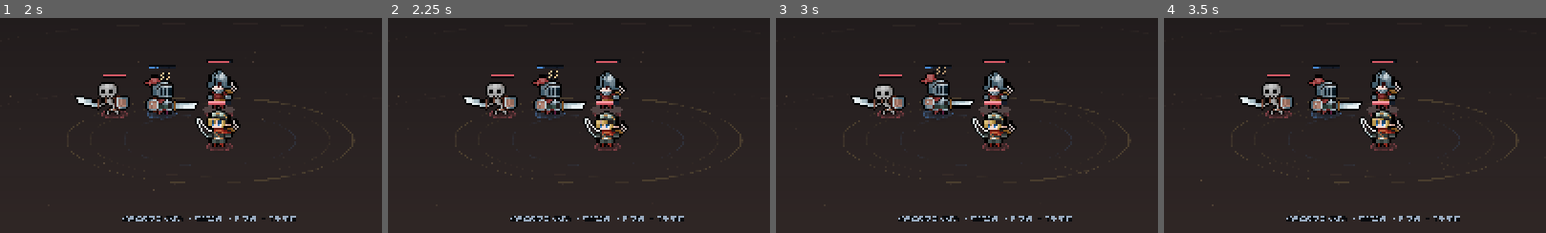
Above: before the commit, frames 1-4 (left to right).
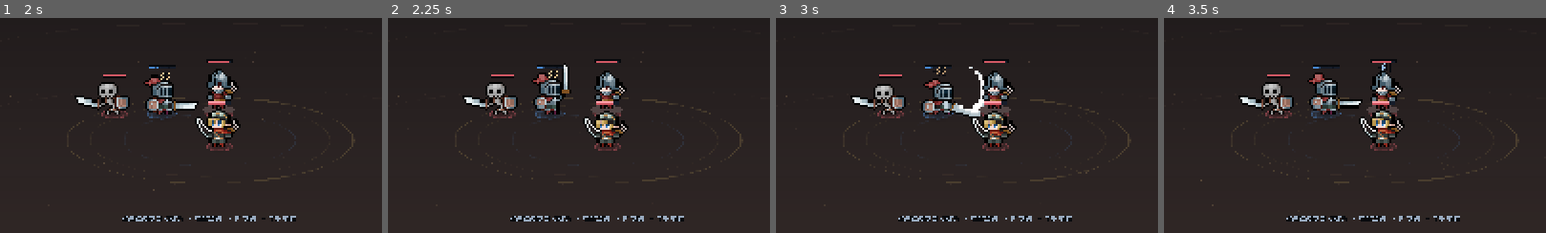
Above: after the commit, the same moments.

Repository: Tifinity/kingdom-arena
Game: Godot game, scene res://tests/test_runner.tscn
The game is run twice, just before and just after one commit, with the same random seed, the same clock (stepped at 60 frames per second) and the same inputs. This scene is started directly instead of the project's main scene.
Inputs:
- Up to frame 1 (2 s): click "×1" at 0.5 s; click "×2" at 1.25 s
- Up to frame 2 (2.25 s): click "暂停" at 2 s
- Up to frame 3 (3 s): click "继续" at 2.75 s
- Up to frame 4 (3.5 s): no input
The pictures show only the part of the screen within x 22-72%, y 50-100%; the shares and areas given below are measured in that part.

Frame 1 is identical in both runs. In frame 2, 1.4% of the frame differs, in the area x 37-52%, y 20-44%; in frame 3, 1.9%, in the area x 37-55%, y 22-47%; in frame 4, 1.8%.

Commit message:
fix: 冷却中的旧 Action 会阻塞骑士普攻
- Idle/Move 之前只检查目标距离，未检查 planned_action 的冷却/蓝量
- 技能结束后 planned_action 仍保留，Idle 会立即重新进入 Action
- ActionState 因冷却拒绝后回到 Idle，形成 Idle↔Action 循环，Brain 无法选普攻
- can_execute_planned_action() 现在强制检查冷却与蓝量
- 新增回归测试：格挡冷却后恢复普通攻击，旧动作不会重复进入
- 测试 118 项通过

Diff:
--- a/scripts/battle/unit.gd
+++ b/scripts/battle/unit.gd
@@ -283,6 +283,10 @@
 
 func can_execute_planned_action() -> bool:
 	if planned_action == null or not alive:
+		return false
+	# 动作结束后 planned_action 仍保留；必须重新检查冷却/蓝量，
+	# 否则 Idle 会拿冷却中的旧动作反复进入 Action，导致角色不普攻。
+	if not is_action_ready(planned_action) or not has_mana(planned_action):
 		return false
 	if planned_action.target_mode == CombatActionDefinition.TargetMode.SELF:
 		return true
--- a/tests/test_runner.gd
+++ b/tests/test_runner.gd
@@ -226,6 +226,20 @@
 	_check(is_equal_approx(knight.hp, hp_guarded), "格挡期间完全免伤")
 	await get_tree().create_timer(1.1).timeout
 	_check(knight.guard_time <= 0.0, "格挡 1 秒后结束")
+	_check(not knight.can_execute_planned_action(), "冷却中的旧动作不会被 Idle 重复进入")
+
+	# 格挡和火焰斩击都在冷却时，应回到普通攻击，而不是卡在格挡循环。
+	for key in knight.action_cooldowns.keys():
+		knight.action_cooldowns[key] = 0.0
+	for action in knight.actions:
+		if action.action_id != &"knight_basic":
+			knight.action_cooldowns[action.action_id] = action.cooldown
+	knight.mana = knight.max_mana
+	knight.brain.enabled = true
+	knight.brain.force_think()
+	_check(knight.planned_action != null and knight.planned_action.action_id == &"knight_basic",
+		"技能冷却后骑士恢复普通攻击")
+
 	var hp_after_guard := knight.hp
 	knight.take_damage(100.0, enemies[0])
 	_check(knight.hp < hp_after_guard, "格挡结束后恢复正常受伤")
Not shown, changed: docs/AI_DESIGN.md
